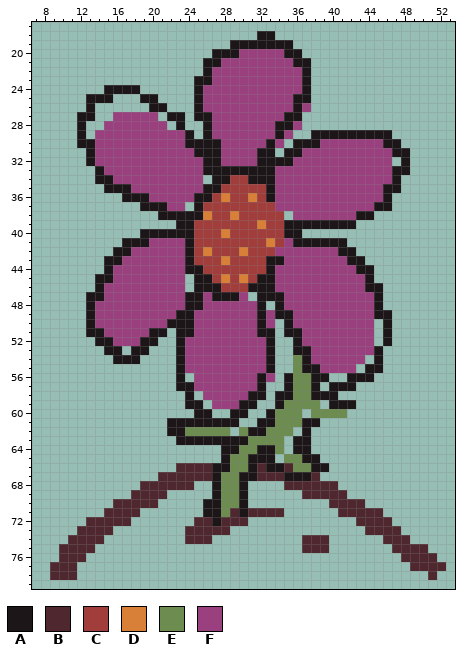
Edited in one commit: sprite sheet (Assets/Sprites/flor_dance1.png). This is how it looked before the edit.
The file is 64x80 pixels. Shown: x 7..53, y 17..79.
Palette (. is transparent): A #1c1618  B #4e282e  C #a13d3b  D #d88038  E #6c8c50  F #9a407e
The same view after the edit:
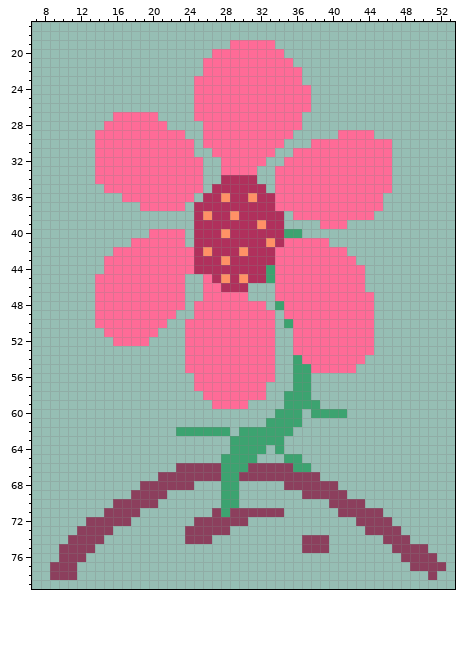
Diff:
@@ palette @@
-B #4e282e
+B #8c3f5d
-C #a13d3b
+C #b0305c
-D #d88038
+D #ff9166
-E #6c8c50
+E #3ca370
-F #9a407e
+F #ff6b97
@@ x 7..53 @@
 17 ...............................................
-18 .........................AA....................
-19 ......................AAAAAAA..................
-20 ....................AAAFFFFFAA.................
-21 ...................AAFFFFFFFFAA................
-22 ...................AFFFFFFFFFFA................
-23 ..................AAFFFFFFFFFFA................
-24 ........AAAA......AFFFFFFFFFFFA................
-25 ......AAA...AA....AFFFFFFFFFFAA................
-26 ......A......AA...AFFFFFFFFFFAF................
-27 .....AA..FFFFF.AA.AAFFFFFFFFAA.................
-28 .....A..FFFFFFF.A..AFFFFFFFAAF.................
-29 .....A.FFFFFFFFFFA.AFFFFFFFAF..AAAAAAAAA.......
-30 .....AAFFFFFFFFFFAAAAFFFFFAF.AAAFFFFFFFAA......
-31 ......AFFFFFFFFFFFAAAFFFFAA.AAFFFFFFFFFFAA.....
-32 ......AFFFFFFFFFFFFAAFFFFAAAAFFFFFFFFFFF.A.....
-33 .......AFFFFFFFFFFFAAAAAAAAFFFFFFFFFFFFFAA.....
-34 .......AAFFFFFFFFFF.AACCAAAFFFFFFFFFFFFFA......
-35 ........AAAFFFFFFFFAACCCCCAFFFFFFFFFFFFAA......
-36 ..........AAAFFFFFAACDCCDCAFFFFFFFFFFFFA.......
-37 ............AAAFF.ACCCCCCCCFFFFFFFFFFFAA.......
-38 ..............AAAAADCCDCCCCC.FFFFFFFAA.........
-39 ................AACCCCCCCDCCAAAAAAAA...........
-40 ............AAAAAACCCDCCCCCCAA.................
-41 ..........AAAFFFFACCCCCCCCDCFAAAAAA............
-42 .........AAFFFFFFACDCCCDCCCFFFFFFFAA...........
-43 ........AAFFFFFFFACCCDCCCCAAFFFFFFFAA..........
-44 ........AFFFFFFFFAACCCCCCCAFFFFFFFFFAA.........
-45 .......AAFFFFFFFF.AACDCDCAAFFFFFFFFFFA.........
-46 .......AFFFFFFFFF.AAACCCAAAFFFFFFFFFFAA........
-47 ......AAFFFFFFFFFAAFAAAF.AAAFFFFFFFFFFA........
-48 ......AFFFFFFFFFFAAFFFFFFA.AFFFFFFFFFFA........
-49 ......AFFFFFFFFFAAFFFFFFFAFAAFFFFFFFFFAA.......
-50 ......AFFFFFFFFAAAFFFFFFFAF.AFFFFFFFFF.A.......
-51 ......AAFFFFFAA.AAFFFFFFFAA.AAFFFFFFFF.A.......
-52 .......AAFFFAA..AFFFFFFFFFA..AFFFFFFFF.A.......
-53 ........AA.AA...AFFFFFFFFFA..AAFFFFFFFA........
-54 .........AAA....AFFFFFFFFFA..EAFFFFFF.A........
-55 ................AFFFFFFFFFA..EAAFFFF.AA........
-56 ................A.FFFFFFFAF.AEEAA..AAA.........
-57 ................AAFFFFFFFA..AEEA.AAA...........
-58 .................A.FFFFFAA.AAEEAAA.............
-59 .................AA.FFFAA..AEEEE.AAA...........
-60 ..................AA..AA..AEEE.EEEE............
-61 ...............AAAAAAAA..AAEEEAA...............
-62 ...............AAEEEEE.EAAEEE.A................
-63 ................AAAAAAAAEEEE.AA................
-64 .....................AAEEAAE.AA................
-65 .....................AEEAAA.EEAA...............
-66 ................BBBBAAEEABAABEEAA..............
-67 ..............BBBBBBAEEAABBBAAAB...............
-68 ............BBBBBB..AEEA....BBBBBB.............
-69 ...........BBBB.....AEEA......BBBBB............
-70 .........BBBBB.....AAEEA.........BBBB..........
-71 ........BBBB.......AAEBABBBB......BBBBB........
-72 ......BBBBB.......BBABBB............BBBB.......
+18 ...............................................
+19 ......................FFFFF....................
+20 ....................FFFFFFFF...................
+21 ...................FFFFFFFFFF..................
+22 ...................FFFFFFFFFFF.................
+23 ..................FFFFFFFFFFFF.................
+24 ..................FFFFFFFFFFFFF................
+25 ..................FFFFFFFFFFFFF................
+26 ..................FFFFFFFFFFFFF................
+27 .........FFFFF....FFFFFFFFFFFF.................
+28 ........FFFFFFF....FFFFFFFFFFF.................
+29 .......FFFFFFFFFF..FFFFFFFFFF.....FFFF.........
+30 .......FFFFFFFFFFF.FFFFFFFFF...FFFFFFFFF.......
+31 .......FFFFFFFFFFF..FFFFFFF..FFFFFFFFFFF.......
+32 .......FFFFFFFFFFFF..FFFFF..FFFFFFFFFFFF.......
+33 .......FFFFFFFFFFFF..FFFF..FFFFFFFFFFFFF.......
+34 .......FFFFFFFFFFFF..CCCC..FFFFFFFFFFFFF.......
+35 ........FFFFFFFFFFF.CCCCCC.FFFFFFFFFFFFF.......
+36 ..........FFFFFFFF.CCDCCDCCFFFFFFFFFFFF........
+37 ............FFFFF.CCCCCCCCCFFFFFFFFFFFF........
+38 ..................CDCCDCCCCC.FFFFFFFFF.........
+39 ..................CCCCCCCDCC....FFF............
+40 .............FFFF.CCCDCCCCCCEE.................
+41 ...........FFFFFF.CCCCCCCCDCFFFFF..............
+42 .........FFFFFFFFFCDCCCDCCCFFFFFFFF............
+43 ........FFFFFFFFFFCCCDCCCCCFFFFFFFFF...........
+44 ........FFFFFFFFFFCCCCCCCCEFFFFFFFFFF..........
+45 .......FFFFFFFFFF..FCDCDCCEFFFFFFFFFF..........
+46 .......FFFFFFFFFF..FFCCC...FFFFFFFFFF..........
+47 .......FFFFFFFFFF..FFFFF...FFFFFFFFFFF.........
+48 .......FFFFFFFFFF.FFFFFFFF.EFFFFFFFFFF.........
+49 .......FFFFFFFFF..FFFFFFFFF.FFFFFFFFFF.........
+50 .......FFFFFFFF..FFFFFFFFFF.EFFFFFFFFF.........
+51 ........FFFFFF...FFFFFFFFFF..FFFFFFFFF.........
+52 .........FFFF....FFFFFFFFFF..FFFFFFFFF.........
+53 .................FFFFFFFFFF..FFFFFFFFF.........
+54 .................FFFFFFFFFF..EFFFFFFF..........
+55 .................FFFFFFFFFF..EEFFFFF...........
+56 ..................FFFFFFFFF..EE................
+57 ..................FFFFFFFF...EE................
+58 ...................FFFFFFF..EEE................
+59 ....................FFFF....EEEE...............
+60 ...........................EEE.EEEE............
+61 ..........................EEEE.................
+62 ................EEEEEE.EEEEEE..................
+63 ......................EEEEEE...................
+64 ......................EEEE.E...................
+65 .....................EEEE...EE.................
+66 ................BBBBBEEEBBBBBEE................
+67 ..............BBBBBBBEEBBBBBBBBB...............
+68 ............BBBBBB...EE.....BBBBBB.............
+69 ...........BBBB......EE.......BBBBB............
+70 .........BBBBB.......EE..........BBBB..........
+71 ........BBBB........BEBBBBBB......BBBBB........
+72 ......BBBBB.......BBBBBB............BBBB.......
 73 .....BBBB........BBBBB...............BBBB......
Changed places in both pictures, as pixel boxes (x1, y1, x2, y2):
changed: (50, 31, 446, 580)
